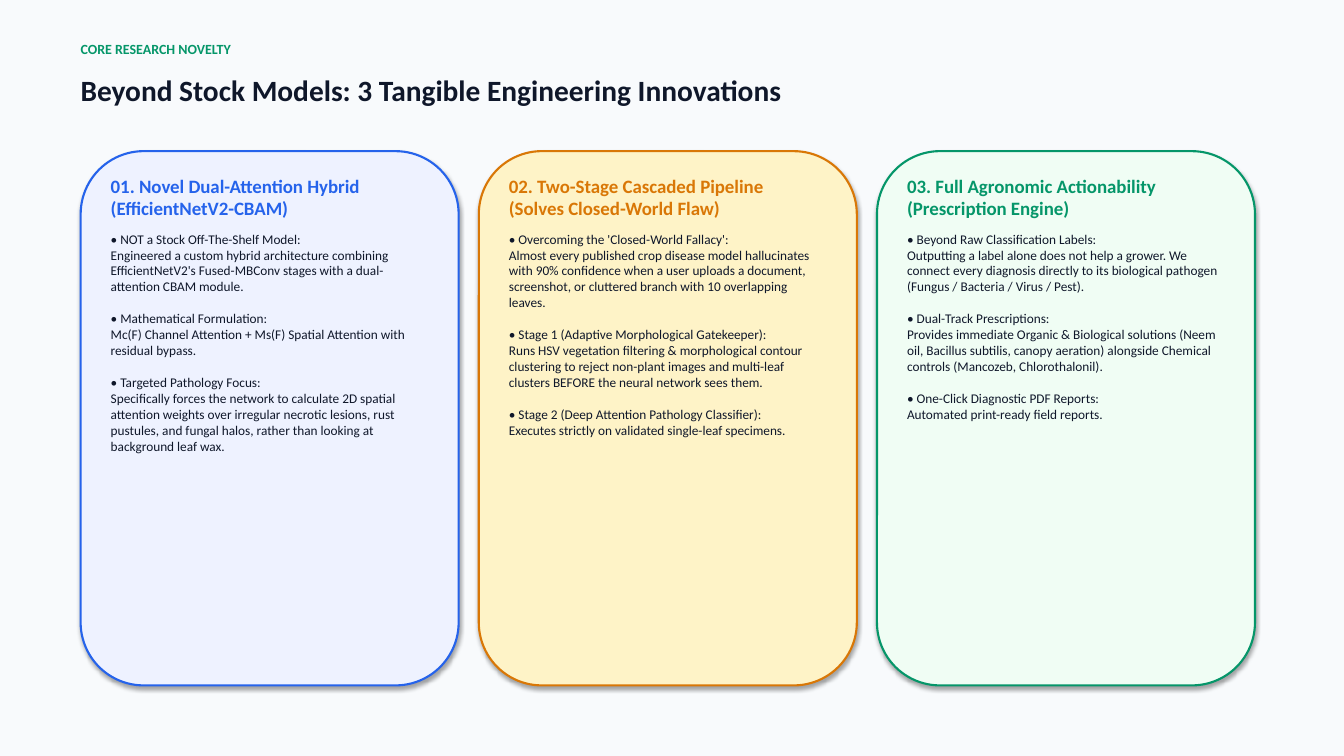
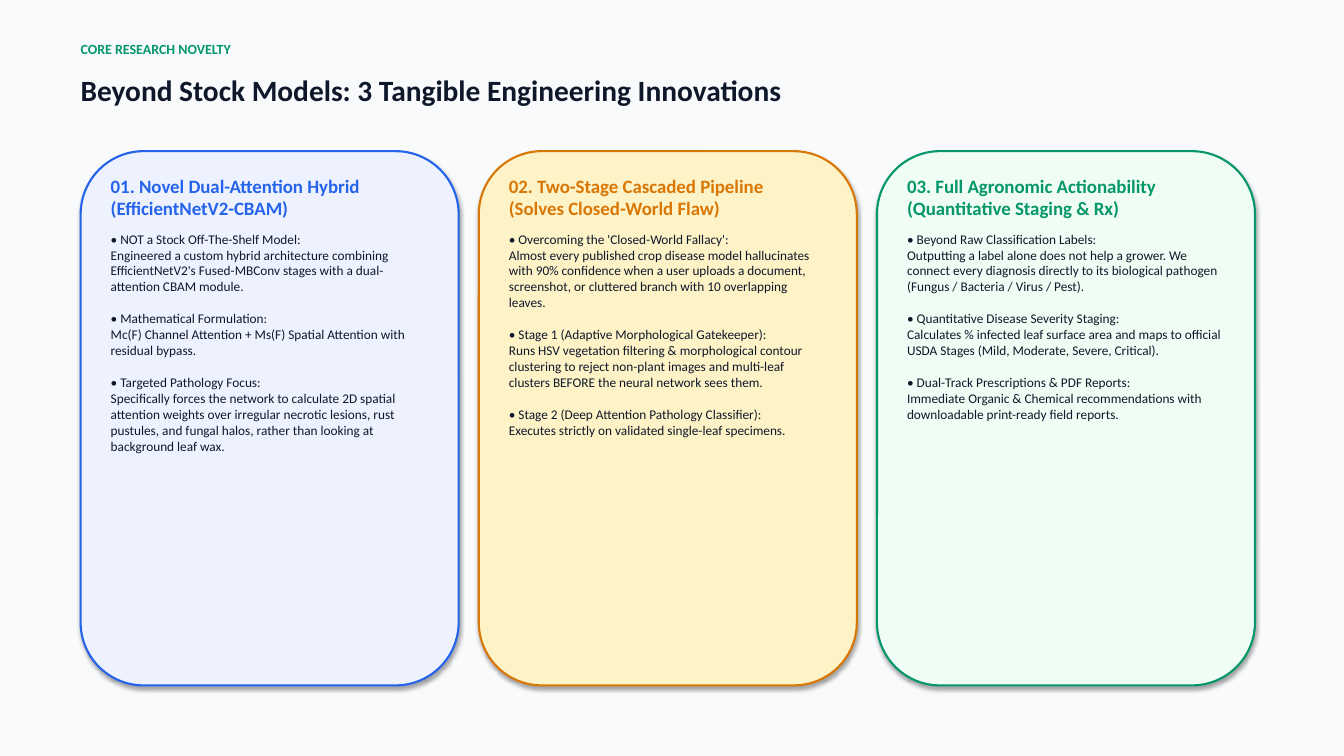
Before and after one commit to mokshit007/DL-crop-disease-detections, a slide deck: slide 2 of CropSense_AI_Official_Presentation.pptx. Drawn at 1344x756 pixels with LibreOffice and Linux fonts; fonts in the diff are those of the drawing. Boxes give left, top, right and bottom in pixels: in the first picture for what was removed or moved away, otherwise in the second. Text is boxed around its words. In the diff, an @@ line names an element or a change of style, - is before the commit and + after.

Commit message:
Add Quantitative Disease Severity Staging engine, LaTeX equation renderings in presentation, and updated UI/reports

```diff
--- a/CropSense_AI_Official_Presentation.pptx
+++ b/CropSense_AI_Official_Presentation.pptx
@@ text at (907,179,1221,421): text changed @@
-03. Full Agronomic Actionability
-(Prescription Engine)
-• Beyond Raw Classification Labels:
-Outputting a label alone does not help a grower. We connect every diagnosis directly to its biological pathogen (Fungus / Bacteria / Virus / Pest).
-• Dual-Track Prescriptions:
-Provides immediate Organic & Biological solutions (Neem oil, Bacillus subtilis, canopy aeration) alongside Chemical controls (Mancozeb, Chlorothalonil).
-• One-Click Diagnostic PDF Reports:
-Automated print-ready field reports.
+03. Full Agronomic Actionability
+(Quantitative Staging & Rx)
+• Beyond Raw Classification Labels:
+Outputting a label alone does not help a grower. We connect every diagnosis directly to its biological pathogen (Fungus / Bacteria / Virus / Pest).
+• Quantitative Disease Severity Staging:
+Calculates % infected leaf surface area and maps to official USDA Stages (Mild, Moderate, Severe, Critical).
+• Dual-Track Prescriptions & PDF Reports:
+Immediate Organic & Chemical recommendations with downloadable print-ready field reports.
```
Also in this commit, not shown: 6 other slides changed, 1 slide added, 11 other files.
